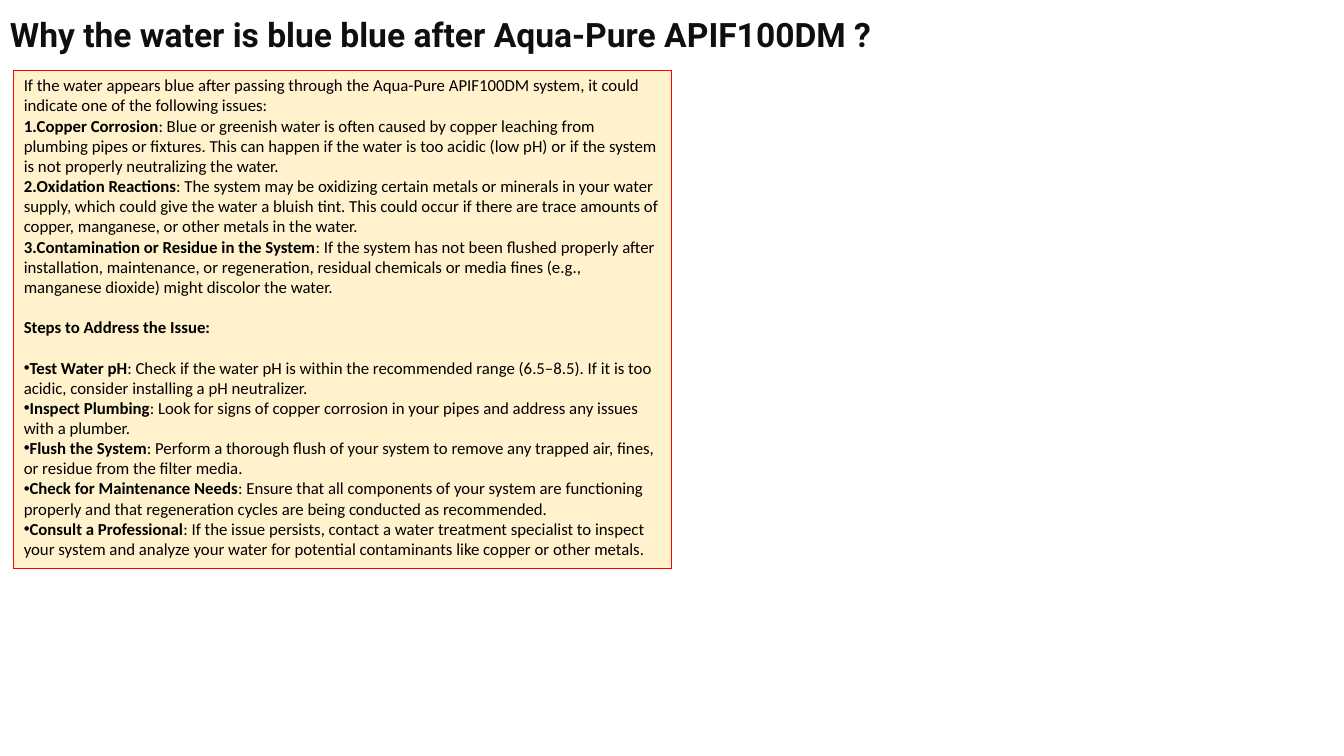
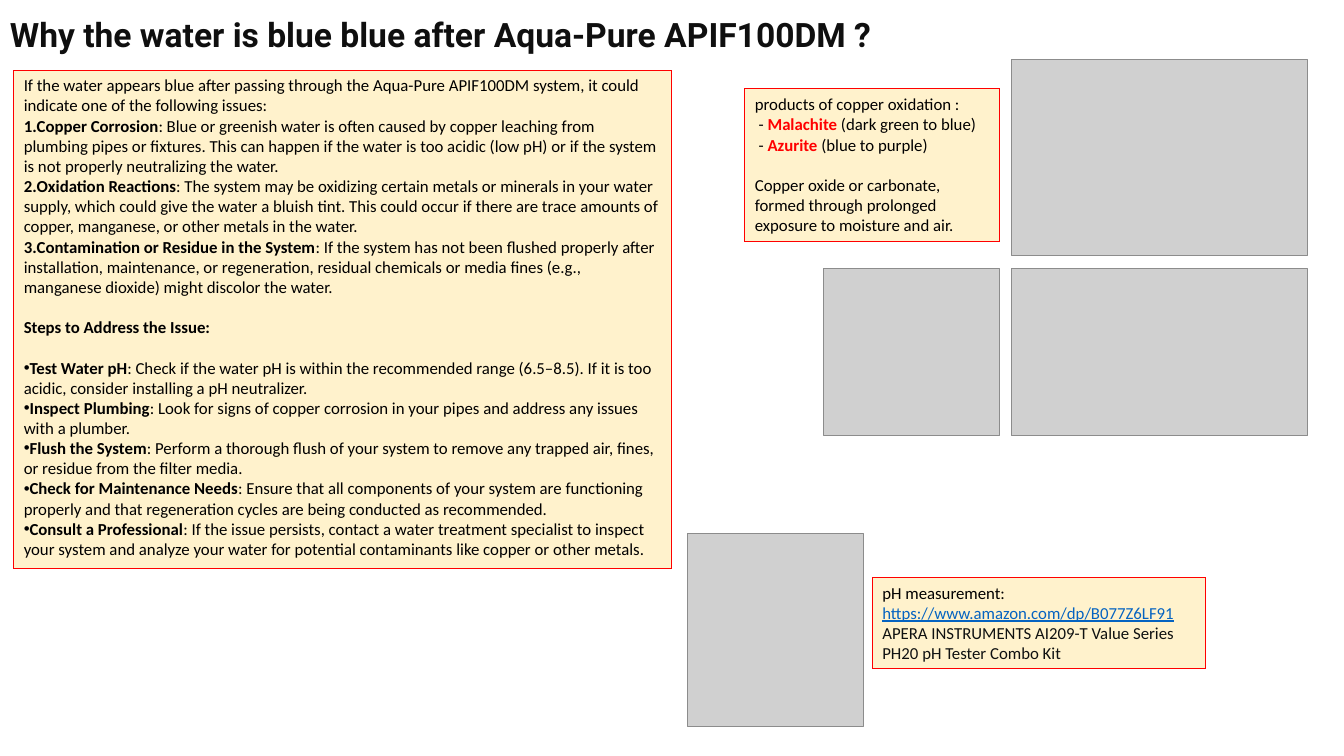
Before and after one commit to lselector/misc_farm, a slide deck: slide 3 of water_filtration.pptx. Drawn at 1344x756 pixels with LibreOffice and Linux fonts; fonts in the diff are those of the drawing; grey boxes stand for pictures. Boxes give left, top, right and bottom in pixels: in the first picture for what was removed or moved away, otherwise in the second. Text is boxed around its words. In the diff, an @@ line names an element or a change of style, - is before the commit and + after.

Commit message:
update

```diff
--- a/water_filtration.pptx
+++ b/water_filtration.pptx
@@ picture added at (1011, 59, 1308, 255) @@
@@ rectangle added at (745, 89, 1000, 241), fill #FFF2CC, outline #FF0000 0.75 pt, 12 pt, text #000000 @@
+products of copper oxidation :
+- Malachite (dark green to blue)
+- Azurite (blue to purple)
+Copper oxide or carbonate, formed through prolonged exposure to moisture and air.
@@ picture added at (824, 269, 1000, 437) @@
@@ picture added at (1011, 269, 1308, 437) @@
@@ picture added at (688, 533, 864, 727) @@
@@ rectangle added at (873, 578, 1206, 669), fill #FFF2CC, outline #FF0000 0.75 pt, 12 pt, text #0F1111 @@
+pH measurement:
+https://www.amazon.com/dp/B077Z6LF91
+APERA INSTRUMENTS AI209-T Value Series PH20 pH Tester Combo Kit
```
